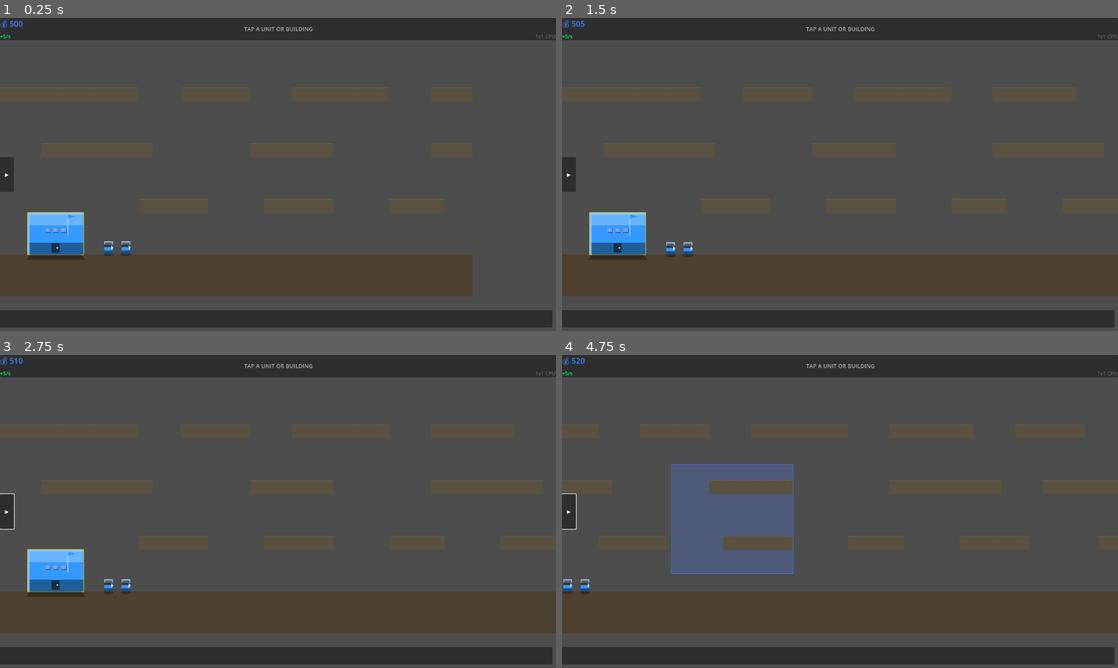
Above: before the commit, frames 1-4 (two rows, left to right).
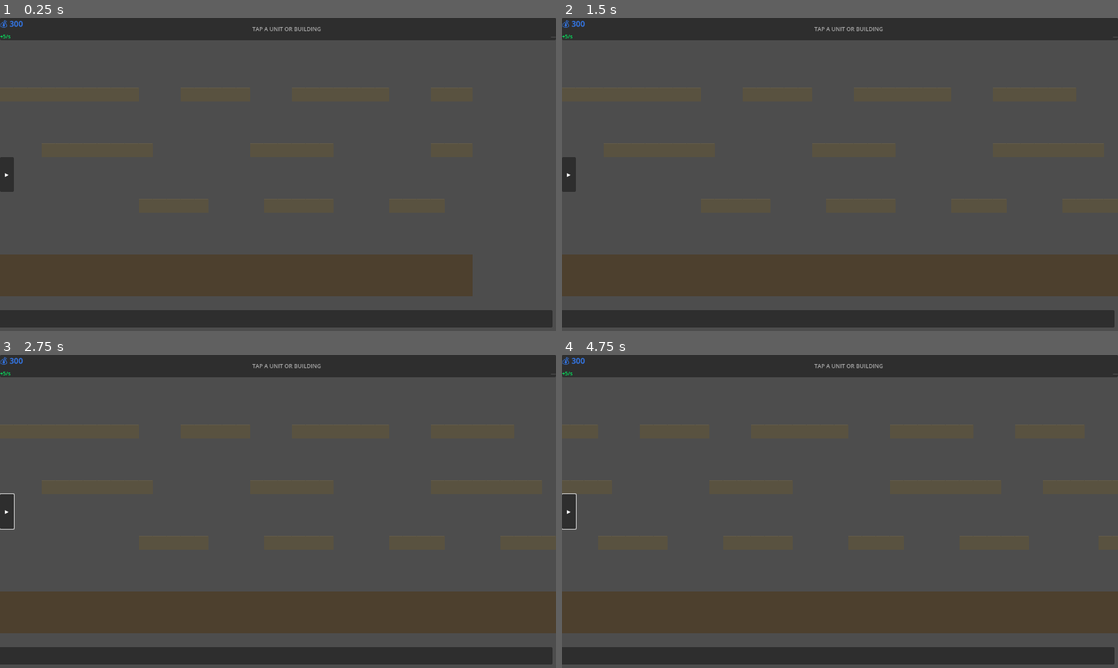
Above: after the commit, the same moments.

Repository: infinitybiscuit/fortress-command
Game: Godot game, scene res://scenes/game/game_scene.tscn
Same seed, same stepped clock (60 frames per second), same inputs: the game is played once before the commit and once after it.
Inputs (mouse positions are in pixels of both pictures, inside the frame that each line leads up to):
- Up to frame 1 (0.25 s): no input
- Up to frame 2 (1.5 s): click "▸" at 0.5 s; click "✕" at 1.25 s
- Up to frame 3 (2.75 s): tap A at 2 s; move the mouse to (400, 495) at 2.02 s; hold Right (ui_right) from 2.03 s (still down); click (400, 495) at 2.17 s
- Up to frame 4 (4.75 s): release Right (ui_right) at 2.75 s; tap A at 2.75, 3.5, 4.25 s; drag from (728, 527) to (812, 574) at 2.77 s; move the mouse to (895, 442) at 3.52 s; hold Right (ui_right) 3.53-4.25 s; click (895, 442) at 3.67 s; drag from (812, 574) to (673, 464) at 4.27 s

The runs differ from the first frame. In frame 1, 1.8% of the frame differs, in the area x 1-100%, y 0-78%; in frame 2, 1.8%; in frame 3, 1.8%; in frame 4, 6.8%, in the area x 0-100%, y 0-76%.
Error after the commit: Parse Error: Identifier "world_pos" not declared in the current scope. (res://scripts/game/game_scene.gd:606)

Commit message:
fix: keep selection after attack/move; right-click cancels selection

Diff:
--- a/godot/scripts/game/game_scene.gd
+++ b/godot/scripts/game/game_scene.gd
@@ -589,9 +589,16 @@
 						if is_instance_valid(unit) and unit.faction == 0:
 							if _drag_rect.intersects(unit.get_bounds()):
 								select_unit(unit)
-				_is_dragging = false
-				queue_redraw()
-			return
+			_is_dragging = false
+			queue_redraw()
+		return
+
+	if event is InputEventMouseButton and event.button_index == MOUSE_BUTTON_RIGHT:
+		if event.pressed:
+			# Right-click always cancels selection
+			if selected_units.size() > 0 or _selected_building != null:
+				_clear_selection()
+		return
 
 		if event.pressed:
 			# Build placement mode takes priority
@@ -614,7 +621,6 @@
 					for unit in selected_units:
 						if is_instance_valid(unit):
 							unit.attack_target(enemy)
-					_clear_selection()
 					return
 
 			# If units are already selected, left-click issues orders first
@@ -625,17 +631,14 @@
 					for unit in selected_units:
 						if is_instance_valid(unit):
 							unit.attack_target(enemy)
-					_clear_selection()
 					return
 
-				# Not clicking on own unit — move order (or re-select if clicking own unit)
+				# Not clicking on own unit — move order (keep selection)
 				var own_unit: Node = _unit_at_point(world_pos, 0)
 				if own_unit == null:
-					# Empty ground or building → issue move command, then release units
 					for unit in selected_units:
 						if is_instance_valid(unit):
 							unit.move_to(world_pos)
-					_clear_selection()
 					return
 				# else fall through to re-select the clicked own unit
 
@@ -655,9 +658,7 @@
 				_clear_building_selection()
 				select_unit(player_unit)
 				hud.update_selection_info(player_unit.unit_type.capitalize())
-			else:
-				# Clicked nothing — clear all selections
-				_clear_selection()
+			# else: clicked nothing — leave current selection untouched
 
 
 func _clear_building_selection() -> void:
